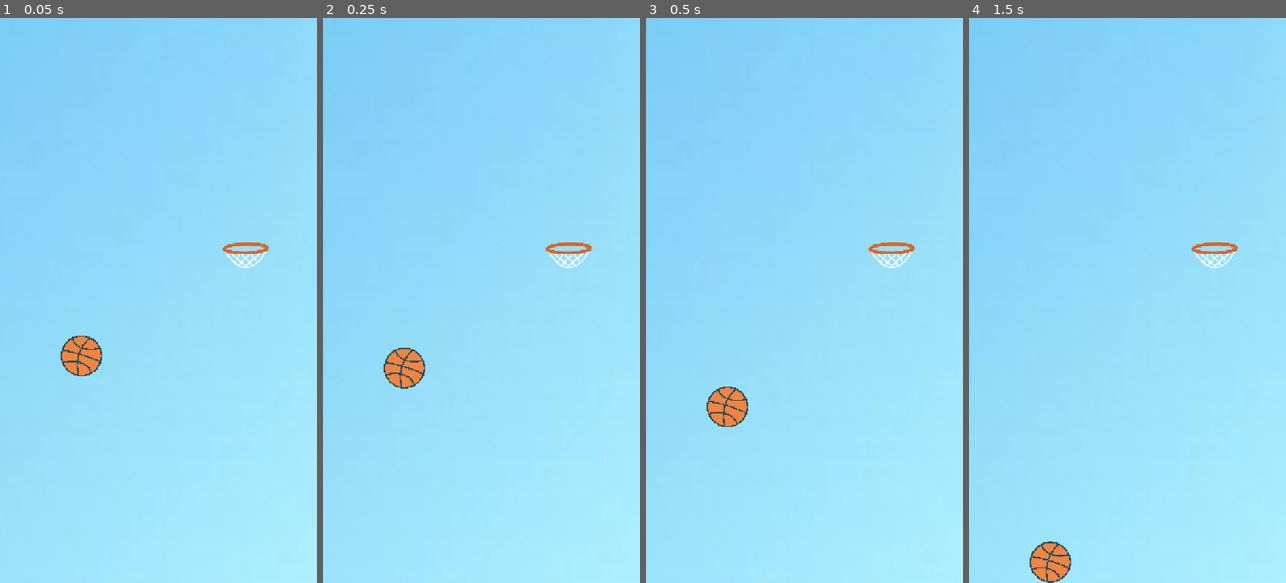
Above: before the commit, frames 1-4 (left to right).
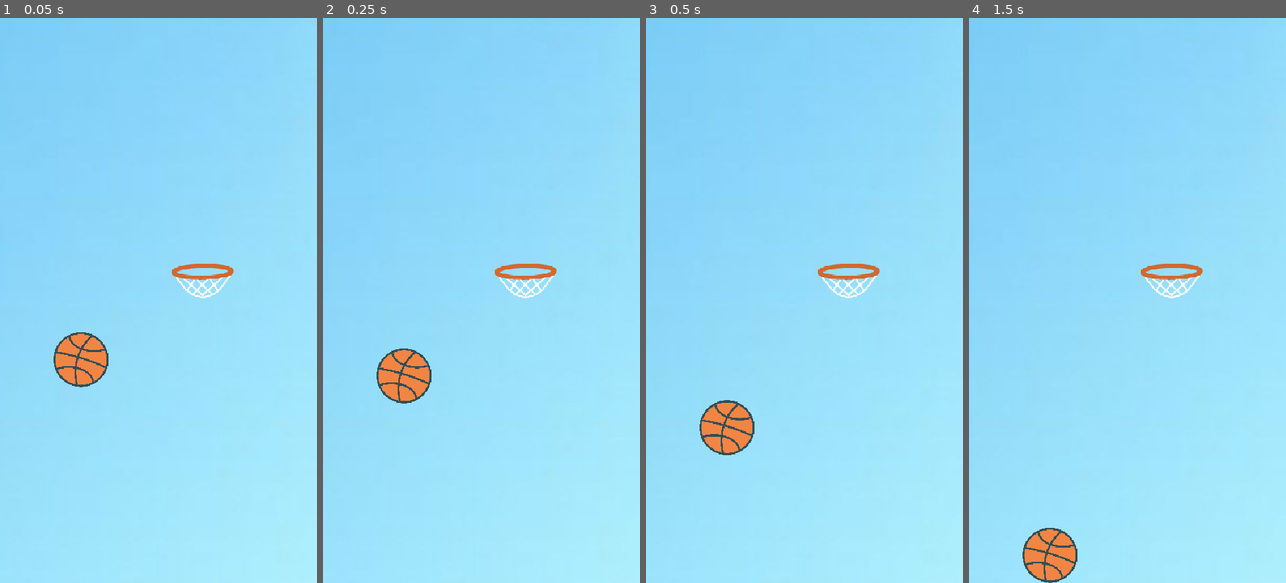
Above: after the commit, the same moments.

Repository: top-it-090304/Mavericks
Game: Godot game, scene res://Scenes/MainScene/main_scene.tscn
Same seed, same stepped clock (60 frames per second), same inputs: the game is played once before the commit and once after it.
Inputs:
- Up to frame 1 (0.05 s): no input
- Up to frame 2 (0.25 s): no input
- Up to frame 3 (0.5 s): no input
- Up to frame 4 (1.5 s): no input

The runs differ from the first frame. In frame 1, 1.7% of the frame differs, in the area x 16-86%, y 39-66%; in frame 2, 1.7%; in frame 3, 2.1%, in the area x 16-86%, y 39-78%; in frame 4, 1.7%.
Error before the commit: Parse Error: Function "score()" not found in base self. (res://Scenes/Ring/area_2d.gd:5)

Commit message:
Mistakes correction

Diff:
--- a/dunkelite/Scenes/MainScene/main_scene.tscn
+++ b/dunkelite/Scenes/MainScene/main_scene.tscn
@@ -5,13 +5,13 @@
 [ext_resource type="PackedScene" uid="uid://cujij70c8wra8" path="res://Scenes/Ball_scene/Ball.tscn" id="3_cl5dl"]
 
 [sub_resource type="RectangleShape2D" id="RectangleShape2D_cl5dl"]
-size = Vector2(20, 1500)
+size = Vector2(20, 1000)
 
 [sub_resource type="RectangleShape2D" id="RectangleShape2D_8i8k4"]
-size = Vector2(20, 1500)
+size = Vector2(20, 1000)
 
 [sub_resource type="RectangleShape2D" id="RectangleShape2D_45hee"]
-size = Vector2(1000, 20)
+size = Vector2(580, 20)
 
 [node name="MainScene" type="Node2D"]
 
@@ -19,8 +19,8 @@
 
 [node name="Background" type="Sprite2D" parent="Game_world"]
 z_index = -1
-position = Vector2(360, 640)
-scale = Vector2(4, 4)
+position = Vector2(270, 480)
+scale = Vector2(3, 3)
 texture = ExtResource("1_5uucd")
 
 [node name="Walls" type="Node2D" parent="Game_world"]
@@ -28,22 +28,23 @@
 [node name="Left" type="StaticBody2D" parent="Game_world/Walls"]
 
 [node name="CollisionShape2D" type="CollisionShape2D" parent="Game_world/Walls/Left"]
-position = Vector2(-10, 640)
+position = Vector2(-10, 490)
 shape = SubResource("RectangleShape2D_cl5dl")
 
 [node name="Right" type="StaticBody2D" parent="Game_world/Walls"]
 
 [node name="CollisionShape2D" type="CollisionShape2D" parent="Game_world/Walls/Right"]
-position = Vector2(730, 640)
+position = Vector2(550, 490)
 shape = SubResource("RectangleShape2D_8i8k4")
 
 [node name="Bottom" type="StaticBody2D" parent="Game_world/Walls"]
 
 [node name="CollisionShape2D" type="CollisionShape2D" parent="Game_world/Walls/Bottom"]
-position = Vector2(360, 1290)
+position = Vector2(270, 970)
 shape = SubResource("RectangleShape2D_45hee")
 
 [node name="Ring" parent="Game_world" instance=ExtResource("2_vgqhn")]
-position = Vector2(73, 262)
+position = Vector2(-140, 171)
 
 [node name="Ball" parent="Game_world" instance=ExtResource("3_cl5dl")]
+position = Vector2(-47, -185)
--- a/dunkelite/Scenes/Ring/Ring.tscn
+++ b/dunkelite/Scenes/Ring/Ring.tscn
@@ -1,13 +1,14 @@
 [gd_scene load_steps=6 format=3 uid="uid://dwfnrskia5xmi"]
 
 [ext_resource type="Texture2D" uid="uid://yscpisbx70c0" path="res://assets/Ring.png" id="1_uxqep"]
-[ext_resource type="Script" uid="uid://bfcb2tn5l638j" path="res://Scenes/Ring/area_2d.gd" id="2_cllql"]
 
 [sub_resource type="CircleShape2D" id="CircleShape2D_0xf3n"]
 radius = 6.0
 
 [sub_resource type="CircleShape2D" id="CircleShape2D_18gtb"]
 radius = 5.83095
+
+[sub_resource type="GDScript" id="GDScript_ecf1n"]
 
 [sub_resource type="CapsuleShape2D" id="CapsuleShape2D_nvwem"]
 radius = 9.0
@@ -32,7 +33,7 @@
 shape = SubResource("CircleShape2D_18gtb")
 
 [node name="Area2D" type="Area2D" parent="."]
-script = ExtResource("2_cllql")
+script = SubResource("GDScript_ecf1n")
 
 [node name="CollisionShape2D" type="CollisionShape2D" parent="Area2D"]
 visibility_layer = 4
--- a/dunkelite/Scenes/Ring/area_2d.gd
+++ /dev/null
@@ -1,5 +0,0 @@
-extends Area2D
-func _on_area_body_entered(body):
-	if body.name == "Ball":
-		if body.linear_velocity.y > 0:
-			score()
--- a/dunkelite/project.godot
+++ b/dunkelite/project.godot
@@ -16,8 +16,8 @@
 
 [display]
 
-window/size/viewport_width=720
-window/size/viewport_height=1280
+window/size/viewport_width=540
+window/size/viewport_height=960
 window/stretch/mode="canvas_items"
 
 [rendering]
Not shown, removed: dunkelite/Scenes/Ring/area_2d.gd.uid
